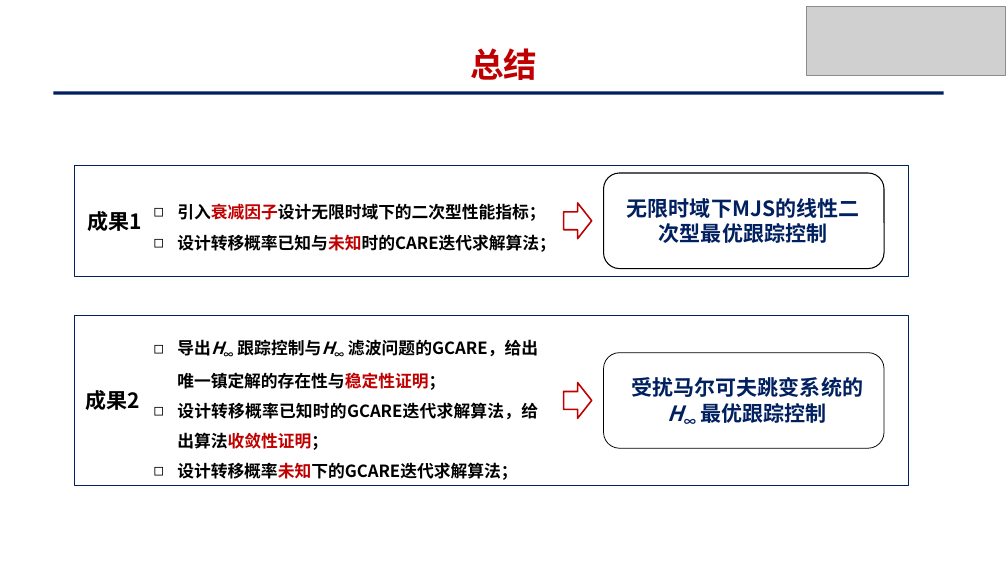
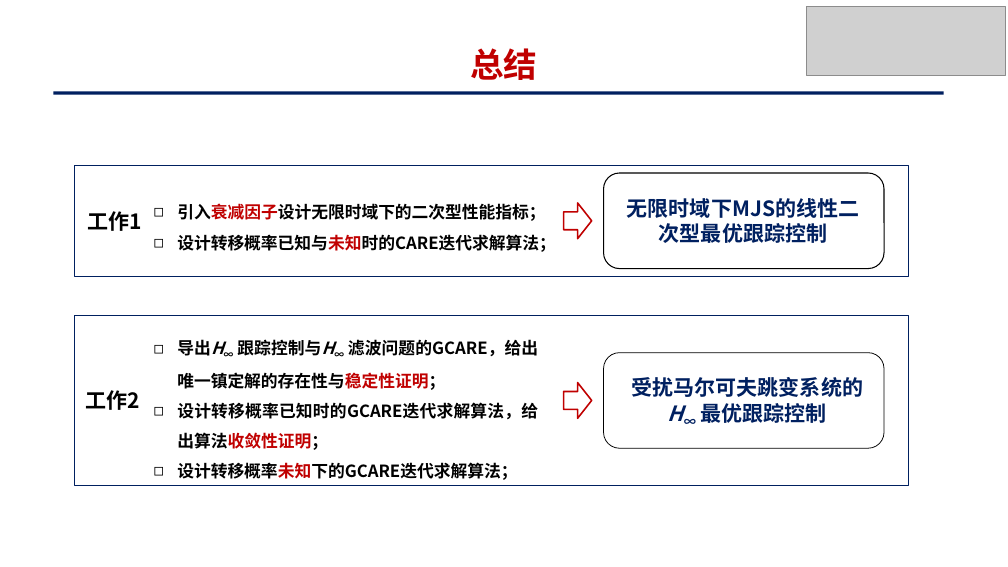
Before and after one commit to yck0609/master-thesis, a slide deck: slide 24 of PPT/基于策略迭代的马尔可夫跳变系统最优跟踪控制_姚才康.pptx. Drawn at 1008x567 pixels with LibreOffice and Linux fonts; fonts in the diff are those of the drawing; grey boxes stand for pictures. Boxes give left, top, right and bottom in pixels: in the first picture for what was removed or moved away, otherwise in the second. Text is boxed around its words. In the diff, an @@ line names an element or a change of style, - is before the commit and + after.

```diff
--- a/PPT/基于策略迭代的马尔可夫跳变系统最优跟踪控制_姚才康.pptx
+++ b/PPT/基于策略迭代的马尔可夫跳变系统最优跟踪控制_姚才康.pptx
@@ text at bbox=[88, 211, 142, 231]: text changed @@
-成果1
+工作1
@@ text at bbox=[85, 390, 139, 410]: text changed @@
-成果2
+工作2
```
Also in this commit, not shown: 2 other slides changed, 7 other files.
